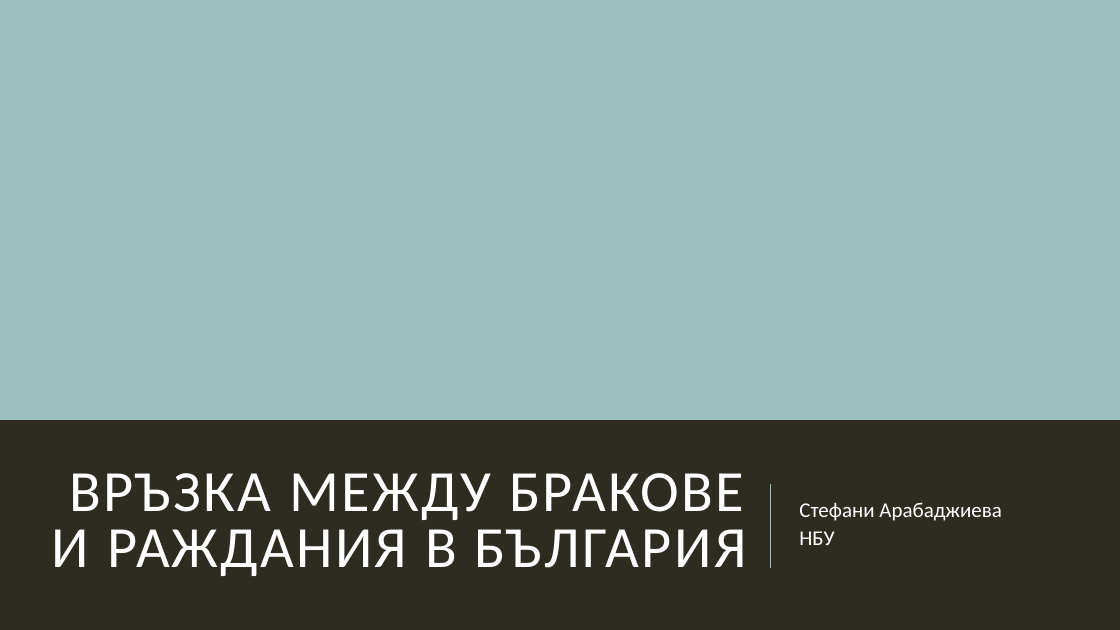
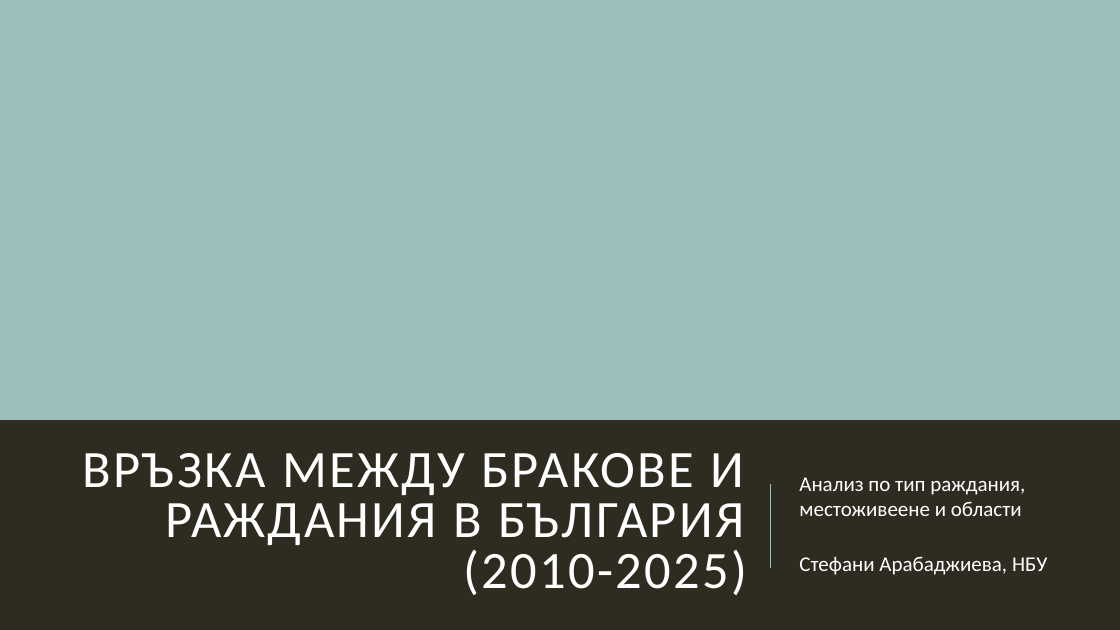
Before and after one commit to sarabadjieva/MITM322_DataMining, a slide deck: slide 1 of Анализ.pptx. Drawn at 1120x630 pixels with LibreOffice and Linux fonts; fonts in the diff are those of the drawing. Boxes give left, top, right and bottom in pixels: in the first picture for what was removed or moved away, otherwise in the second. Text is boxed around its words. In the diff, an @@ line names an element or a change of style, - is before the commit and + after.

```diff
--- a/Анализ.pptx
+++ b/Анализ.pptx
@@ title at box(83, 453, 747, 595): text changed; size 50 to 45 pt @@
-ВРЪЗКА МЕЖДУ БРАКОВЕ И РАЖДАНИЯ В БЪЛГАРИЯ
+ВРЪЗКА МЕЖДУ БРАКОВЕ И РАЖДАНИЯ В БЪЛГАРИЯ (2010-2025)
@@ subtitle at box(799, 477, 1047, 575): text changed @@
-Стефани Арабаджиева
-НБУ
+Анализ по тип раждания, местоживеене и области
+Стефани Арабаджиева, НБУ
```
Also in this commit, not shown: 17 other slides changed, 3 slides added, 2 slides removed, 24 other files.
